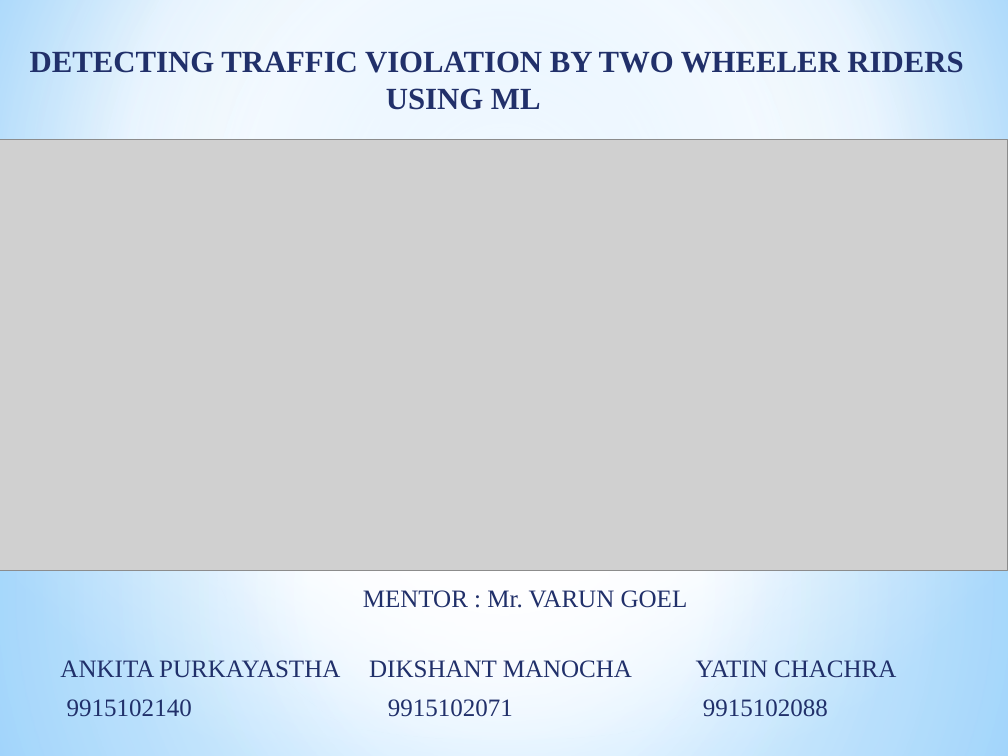
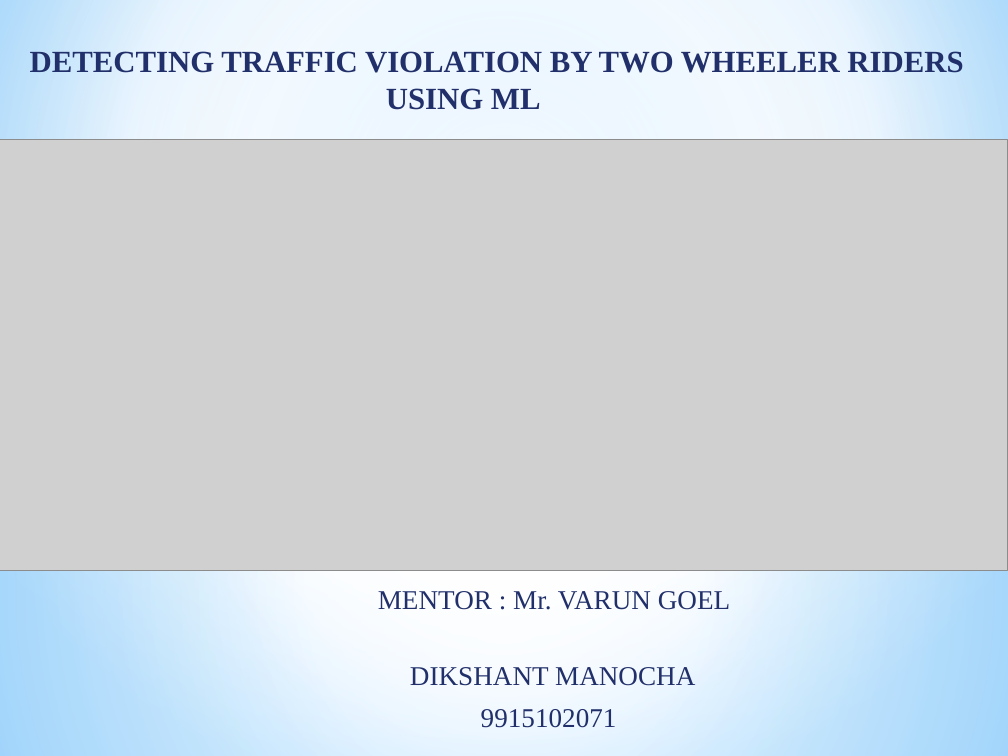
Before and after one commit to dikshant097/machine-learnng-helmmet-detection, a slide deck: slide 1 of Helmet Detection.pptx. Drawn at 1008x756 pixels with LibreOffice and Linux fonts; fonts in the diff are those of the drawing; grey boxes stand for pictures. Boxes give left, top, right and bottom in pixels: in the first picture for what was removed or moved away, otherwise in the second. Text is boxed around its words. In the diff, an @@ line names an element or a change of style, - is before the commit and + after.

```diff
--- a/Helmet Detection.pptx
+++ b/Helmet Detection.pptx
@@ subtitle at (378,591,730,610): size 17.9 to 19.4 pt in "MENTOR : Mr. VARUN GOEL"; alignment left to centre @@
@@ subtitle at (410,667,695,728): text changed; size 17.9 to 19.4 pt @@
-ANKITA PURKAYASTHA DIKSHANT MANOCHA YATIN CHACHRA
-9915102140 9915102071 9915102088
+DIKSHANT MANOCHA
+9915102071
```
Also in this commit, not shown: 10 slides added, 1 slide removed, 27 other files.
